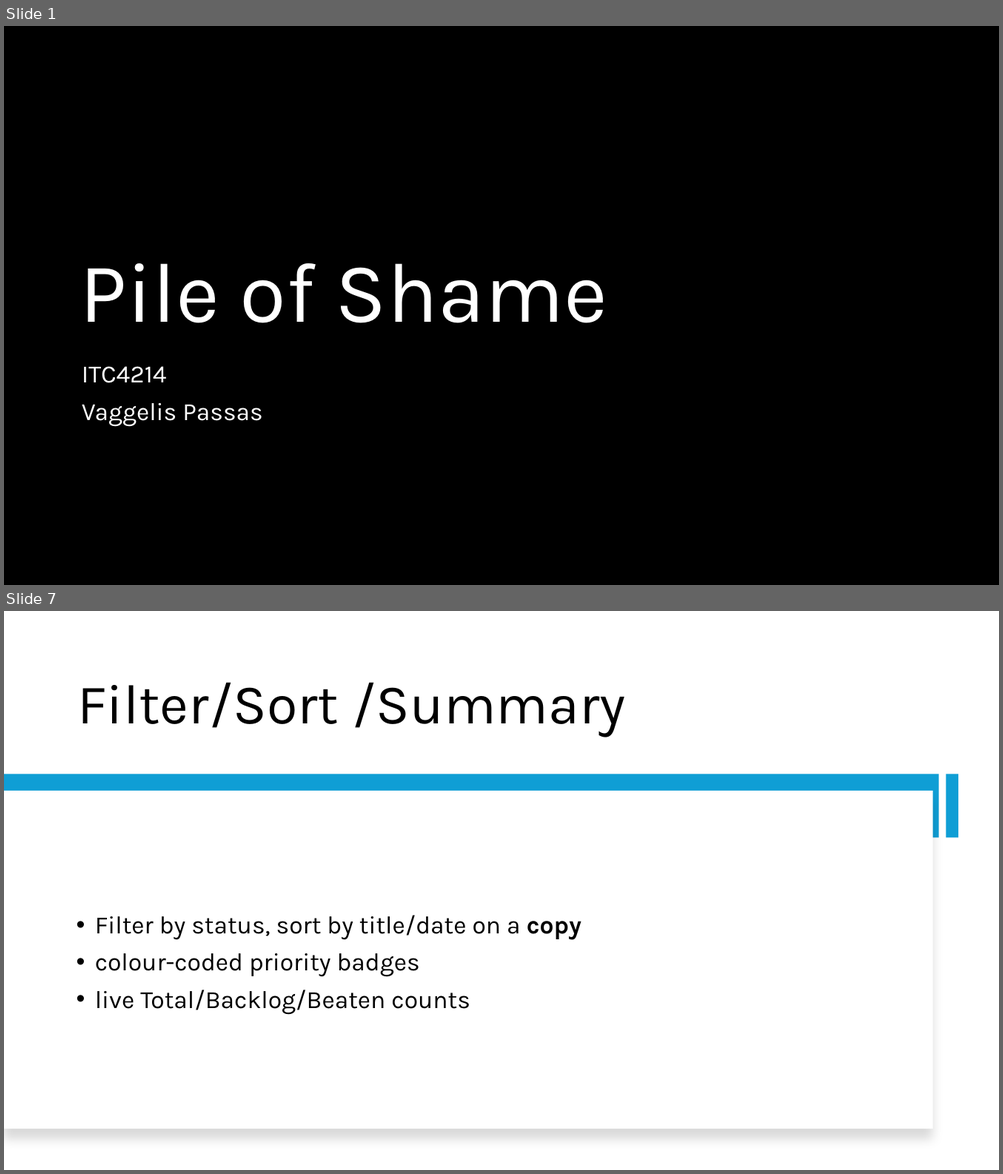
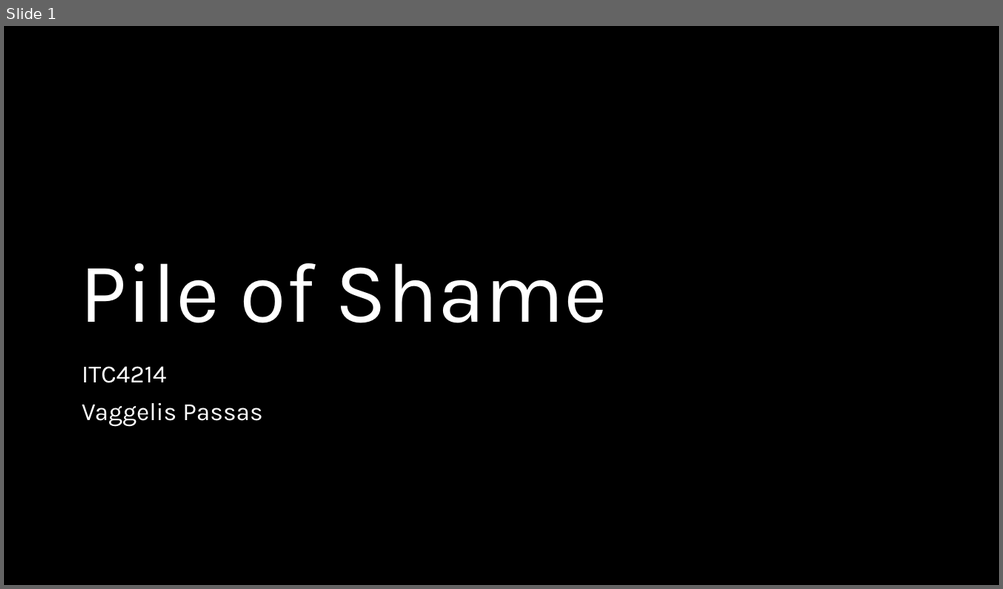
Before and after one commit to VPassas/ITC4214-PileOfShame, a slide deck: PileOfShame-Presentation.pptx. Shown one above the other, each under a label of ours: slides 1 and 7 before the commit, slide 1 after it; the slides between them are not shown. The pictures are 1003x1174 and 1003x589 pixels, drawn with LibreOffice and Linux fonts; fonts in the diff are those of the drawing; background and template pictures are left out; a plain dark background stands for a picture behind light text. Boxes give left, top, right and bottom in pixels: in the first picture for what was removed or moved away, otherwise in the second. Text is boxed around its words. In the diff, an @@ line names an element or a change of style, - is before the commit and + after.

```diff
--- a/PileOfShame-Presentation.pptx
+++ b/PileOfShame-Presentation.pptx
@@ slide 7 removed at <box>4,611,999,1170</box>, background #FFFFFF @@
@@ title removed at <box>77,682,625,737</box> @@
-Filter/Sort /Summary
@@ rectangle removed at <box>4,775,939,838</box> @@
@@ rectangle removed at <box>945,775,959,838</box> @@
@@ rectangle removed at <box>4,791,933,1130</box> @@
@@ text removed at <box>95,915,581,1014</box> @@
-• Filter by status, sort by title/date on a copy
-• colour-coded priority badges
-• live Total/Backlog/Beaten counts
```
Also in this commit, not shown: 1 slide changed, 5 slides added, 9 other slides removed, 4 other files.
